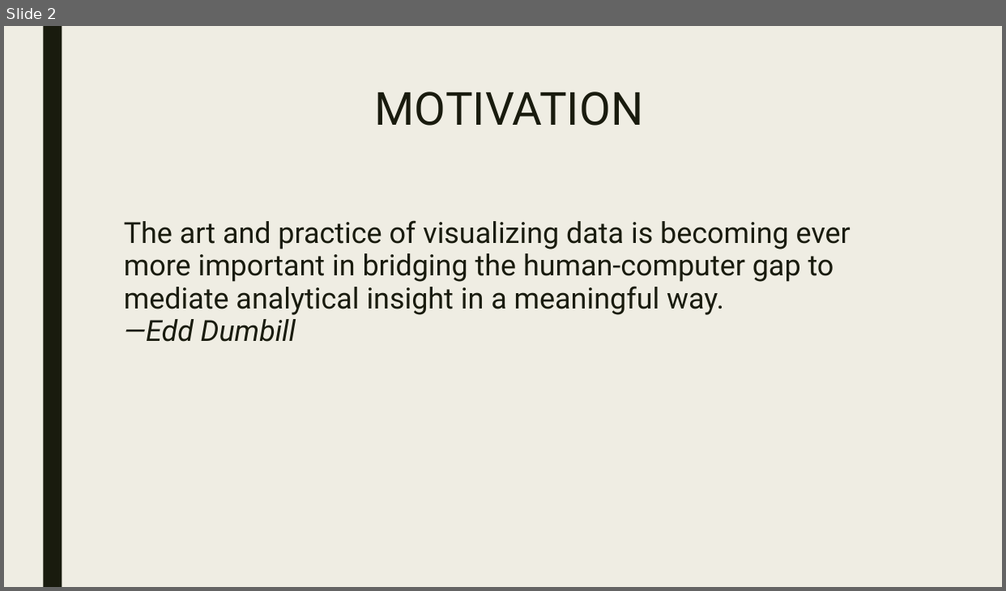
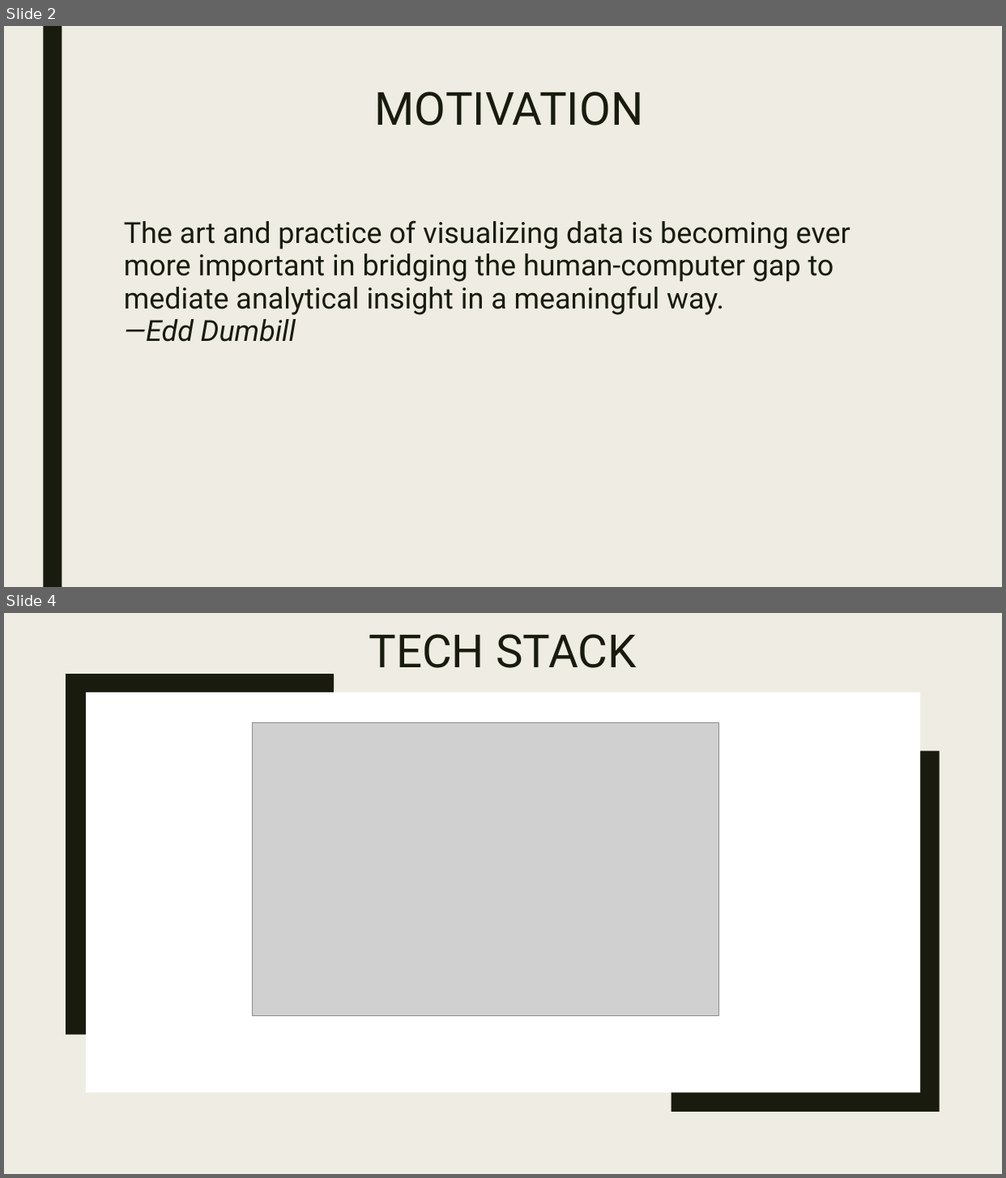
Before and after one commit to CUBigDataClass/Indian-Premier-League, a slide deck: Data Analysis & Visualisations of IPL.pptx. Shown one above the other, each under a label of ours: slide 2 before the commit, slides 2 and 4 after it; the slides between them are not shown. The pictures are 1006x591 and 1006x1178 pixels, drawn with LibreOffice and Linux fonts; fonts in the diff are those of the drawing; grey boxes stand for pictures. Boxes give left, top, right and bottom in pixels: in the first picture for what was removed or moved away, otherwise in the second. Text is boxed around its words. In the diff, an @@ line names an element or a change of style, - is before the commit and + after.

```diff
--- a/Data Analysis & Visualisations of IPL.pptx
+++ b/Data Analysis & Visualisations of IPL.pptx
@@ slide 4 added at [4, 613, 1002, 1174], background #EFEDE3 @@
@@ rectangle added at [4, 613, 1002, 1174], fill #EFEDE3 @@
@@ rectangle added at [43, 613, 62, 1174], fill #191B0E @@
@@ title added at [369, 634, 637, 668], 44 pt, text #191B0E @@
+TECH STACK
@@ freeform shape added at [66, 674, 334, 1034], fill #191B0E @@
@@ rectangle added at [86, 692, 920, 1093], fill #FFFFFF @@
@@ picture added at [253, 723, 719, 1016] @@
@@ freeform shape added at [671, 751, 940, 1112], fill #191B0E @@
```
Also in this commit, not shown: 1 slide changed, 11 other slides added.
